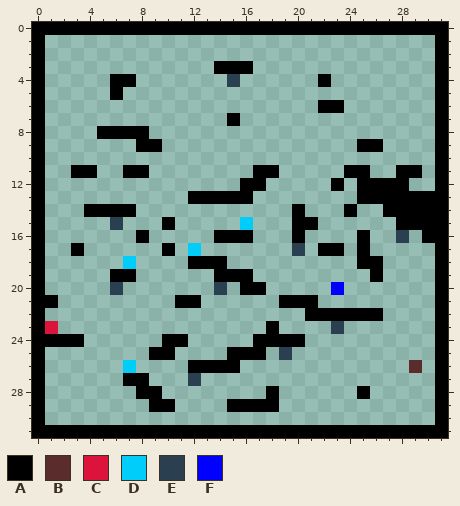
One commit to this pixel-art sprite: AridArnold/Content/Levels/level3-1.png. Above, as it was before the edit.
The file is 32x32 pixels. Colours within 5 levels of each other are drawn and written as one.
Palette (. is transparent): A #000000  B #5b2c2c  C #dc143c  D #00cdf9  E #2a3f50  F #0000ff
Pixels before, first column x 0:
 0 AAAAAAAAAAAAAAAAAAAAAAAAAAAAAAAA
 1 A..............................A
 2 A..............................A
 3 A.............AAA..............A
 4 A.....AA.......E......A........A
 5 A.....A........................A
 6 A.....................AA.......A
 7 A..............A...............A
 8 A....AAAA......................A
 9 A.......AA...............AA....A
10 A..............................A
11 A..AA..AA........AA.....AA..AA.A
12 A...............AA.....A.AAAA..A
13 A...........AAAAA........AAAAAAA
14 A...AAAA............A...A..AAAAA
15 A.....E...A.....D...AA......AAAA
16 A.......A.....AAA...A....A..E.AA
17 A..A......A.D.......E.AA.A.....A
18 A......D....AAA..........AA....A
19 A.....AA......AAA.........A....A
20 A.....E.......E.AA.....F.......A
21 AA.........AA......AAA.........A
22 A....................AAAAAA....A
23 AC................A....E.......A
24 AAAA......AA.....AAAA..........A
25 A........AA....AAA.E...........A
26 A......D....AAAA.............B.A
27 A......AA...E..................A
28 A.......AA........A......A.....A
29 A........AA....AAAA............A
30 A..............................A
31 AAAAAAAAAAAAAAAAAAAAAAAAAAAAAAAA
New version:
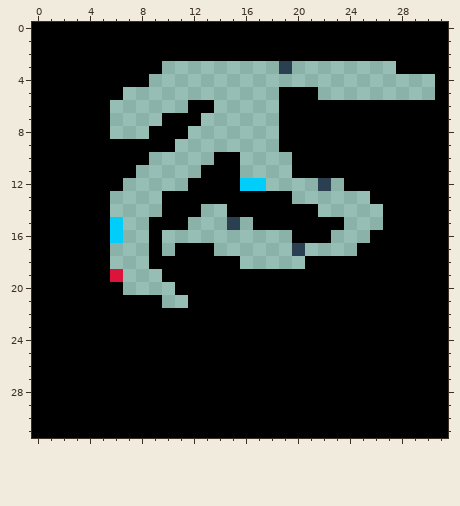
Commit: Add rotating MushroomTile
What changed:
y 1..2: x 1..30 .............................. -> AAAAAAAAAAAAAAAAAAAAAAAAAAAAAA
y 3: x 1..9 ......... -> AAAAAAAAA; x 14..16 AAA -> ...; x 19 . -> E; x 28..30 ... -> AAA
y 4: x 1..5 ..... -> AAAAA; x 8 . -> A; x 15 E -> .; x 22 A -> .
y 5: x 1..5 ..... -> AAAAA; x 19..21 ... -> AAA
y 6: x 1..5 ..... -> AAAAA; x 12..13 .. -> AA; x 19..21 ... -> AAA; x 24..30 ....... -> AAAAAAA
y 7: x 1..5 ..... -> AAAAA; x 10..12 ... -> AAA; x 15 A -> .; x 19..30 ............ -> AAAAAAAAAAAA
y 8: x 1..4 .... -> AAAA; x 6..11 AAA... -> ...AAA; x 19..30 ............ -> AAAAAAAAAAAA
y 9: x 1..7 ....... -> AAAAAAA; x 10 . -> A; x 19..24 ...... -> AAAAAA; x 27..30 .... -> AAAA
y 10: x 1..8 ........ -> AAAAAAAA; x 14..15 .. -> AA; x 20..30 ........... -> AAAAAAAAAAA
y 11: x 1..2 .. -> AA; x 5..6 .. -> AA; x 8 A -> .; x 13..15 ... -> AAA; x 17..18 AA -> ..; x 20..23 .... -> AAAA; x 26..27 .. -> AA; x 30 . -> A
y 12: x 1..6 ...... -> AAAAAA; x 12..17 ....AA -> AAAADD; x 22..24 .A. -> E.A; x 29..30 .. -> AA
y 13: x 1..5 ..... -> AAAAA; x 10..11 .. -> AA; x 17..19 ... -> AAA; x 25 A -> .
y 14: x 1..3 ... -> AAA; x 6..7 AA -> ..; x 10..12 ... -> AAA; x 15..19 ..... -> AAAAA; x 21 . -> A; x 24 A -> .
y 15: x 1..6 .....E -> AAAAAD; x 9 . -> A; x 11 . -> A; x 15..19 .D... -> E.AAA; x 22..23 .. -> AA; x 27 . -> A
y 16: x 1..6 ...... -> AAAAAD; x 8..9 A. -> .A; x 14..16 AAA -> ...; x 21..22 .. -> AA; x 25..29 A..E. -> .AAAA
y 17: x 1..2 .. -> AA; x 4..5 .. -> AA; x 9..13 .A.D. -> A.AAA; x 22..23 AA -> ..; x 26..30 ..... -> AAAAA
y 18: x 1..5 ..... -> AAAAA; x 7 D -> .; x 9..11 ... -> AAA; x 15 . -> A; x 21..24 .... -> AAAA; x 27..30 .... -> AAAA
y 19: x 1..7 .....AA -> AAAAAC.; x 10..13 .... -> AAAA; x 17..25 ......... -> AAAAAAAAA; x 27..30 .... -> AAAA
y 20: x 1..6 .....E -> AAAAAA; x 11..15 ...E. -> AAAAA; x 18..30 .....F....... -> AAAAAAAAAAAAA
y 21: x 2..9 ........ -> AAAAAAAA; x 11 A -> .; x 13..18 ...... -> AAAAAA; x 22..30 ......... -> AAAAAAAAA
y 22: x 1..20 .................... -> AAAAAAAAAAAAAAAAAAAA; x 27..30 .... -> AAAA
y 23: x 1..17 C................ -> AAAAAAAAAAAAAAAAA; x 19..30 ....E....... -> AAAAAAAAAAAA
y 24: x 4..9 ...... -> AAAAAA; x 12..16 ..... -> AAAAA; x 21..30 .......... -> AAAAAAAAAA
y 25: x 1..8 ........ -> AAAAAAAA; x 11..14 .... -> AAAA; x 18..30 .E........... -> AAAAAAAAAAAAA
y 26: x 1..11 ......D.... -> AAAAAAAAAAA; x 16..30 .............B. -> AAAAAAAAAAAAAAA
y 27: x 1..6 ...... -> AAAAAA; x 9..30 ...E.................. -> AAAAAAAAAAAAAAAAAAAAAA
y 28: x 1..7 ....... -> AAAAAAA; x 10..17 ........ -> AAAAAAAA; x 19..24 ...... -> AAAAAA; x 26..30 ..... -> AAAAA
y 29: x 1..8 ........ -> AAAAAAAA; x 11..14 .... -> AAAA; x 19..30 ............ -> AAAAAAAAAAAA
y 30: x 1..30 .............................. -> AAAAAAAAAAAAAAAAAAAAAAAAAAAAAA
Where, in picture pixels (left, top, right, bottom), the same in both pictures:
changed: (45, 35, 435, 425)
